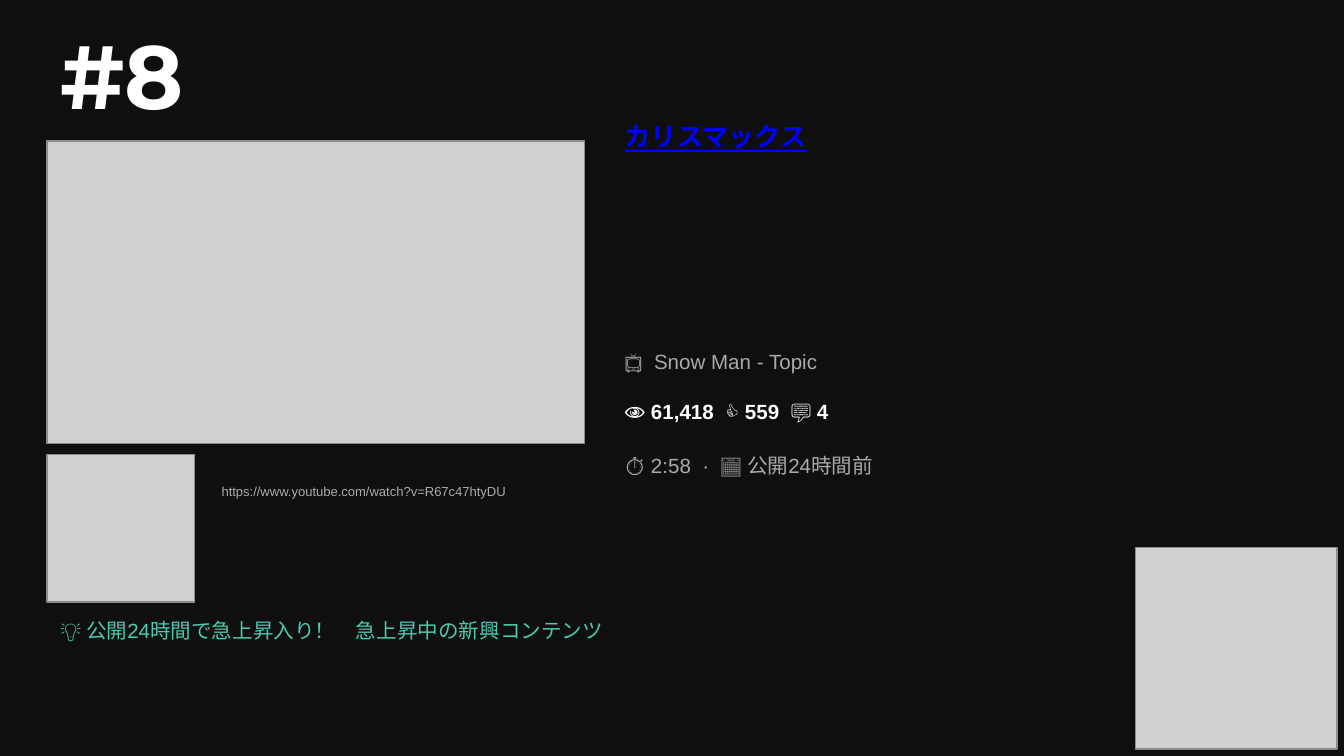
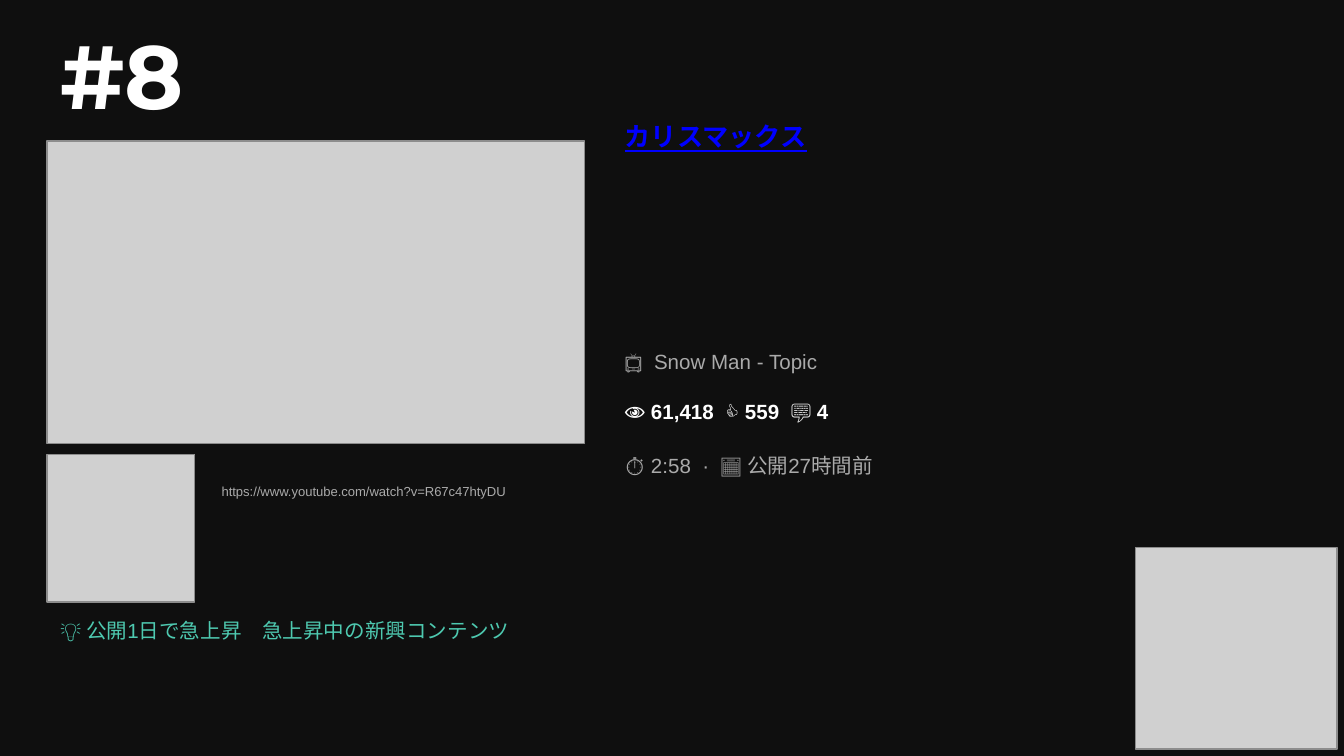
Before and after one commit to asaneasaburo0910-hub/youtube-crawler, a slide deck: slide 4 of youtube_ranking_20260601.pptx. Drawn at 1344x756 pixels with LibreOffice and Linux fonts; fonts in the diff are those of the drawing; grey boxes stand for pictures. Boxes give left, top, right and bottom in pixels: in the first picture for what was removed or moved away, otherwise in the second. Text is boxed around its words. In the diff, an @@ line names an element or a change of style, - is before the commit and + after.

```diff
--- a/youtube_ranking_20260601.pptx
+++ b/youtube_ranking_20260601.pptx
@@ text at [651,456,873,475]: text changed @@
-⏱ 2:58 · 📅 公開24時間前
+⏱ 2:58 · 📅 公開27時間前
@@ text at [86,620,509,640]: text changed @@
-💡 公開24時間で急上昇入り！ 急上昇中の新興コンテンツ
+💡 公開1日で急上昇 急上昇中の新興コンテンツ
```
Also in this commit, not shown: 9 other slides changed, 3 other files.
